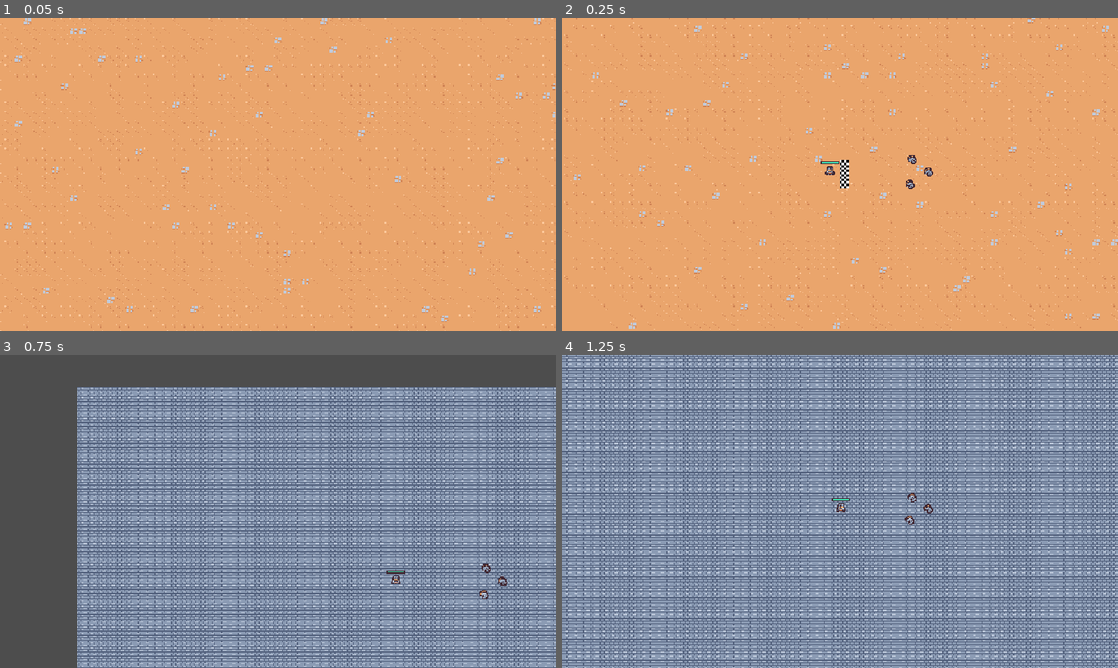
Above: before the commit, frames 1-4 (two rows, left to right).
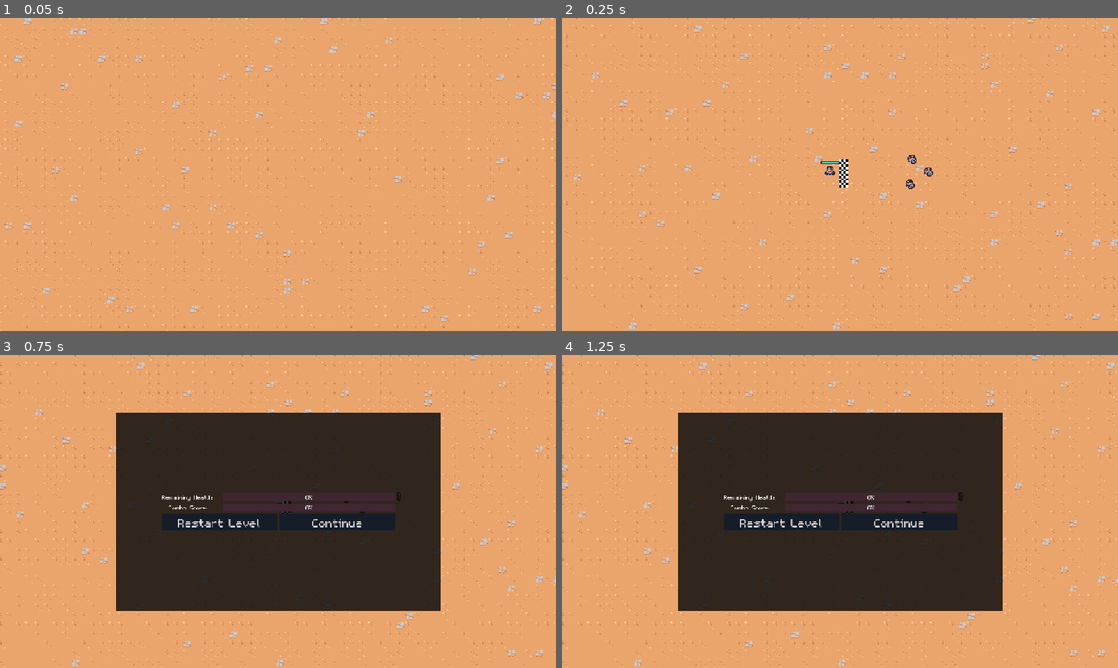
Above: after the commit, the same moments.

Repository: DaZang/godot-wild-jam-82-unseen
Game: Godot game, scene res://main.tscn
Same seed, same stepped clock (60 frames per second), same inputs: the game is played once before the commit and once after it.
Inputs (mouse positions are in pixels of both pictures, inside the frame that each line leads up to):
- Up to frame 1 (0.05 s): no input
- Up to frame 2 (0.25 s): no input
- Up to frame 3 (0.75 s): move the mouse to (400, 495) at 0.52 s; press the mouse at (400, 495) at 0.53 s
- Up to frame 4 (1.25 s): no input

Frame 1 is identical in both runs. In frame 2, less than 0.1% of the frame differs, in the area x 49-52%, y 45-55%; in frame 3, 100%, in the area x 0-100%, y 0-100%; in frame 4, 100%.

Commit message:
✨ add success screen without working score board

Diff:
--- a/environments/level.tscn
+++ b/environments/level.tscn
@@ -41,4 +41,4 @@
 position = Vector2(737, 340)
 
 [node name="FinishLevelArea" parent="." instance=ExtResource("8_eb0c7")]
-position = Vector2(581, 339)
+position = Vector2(580, 338)
--- a/game.gd
+++ b/game.gd
@@ -4,10 +4,6 @@
 signal game_completed
 
 var current_level_id = "1"
-
-
-func _ready():
-	GameEvents.level_completed.connect(on_level_completed)
 
 
 func _unhandled_input(event: InputEvent) -> void:
@@ -32,5 +28,9 @@
 	current_level_id = level_id
 
 
-func on_level_completed():
+func restart_level():
+	load_level(current_level_id)
+
+
+func load_next_level():
 	load_level(str(current_level_id.to_int() + 1))
--- a/main.gd
+++ b/main.gd
@@ -2,6 +2,8 @@
 extends Node2D
 @onready var pause_menu_ui: PauseMenuUi = %PauseMenuUi
 @onready var fail_screen_ui: FailScreenUi = %FailScreenUi
+@onready var level_success_ui: LevelSuccessUi = %LevelSuccessUi
+
 @onready var game: Game = %Game
 
 var current_level_number := 1
@@ -10,8 +12,11 @@
 func _ready() -> void:
 	pause_menu_ui.restart_level_button.pressed.connect(restart_level)
 	pause_menu_ui.continue_button.pressed.connect(unpause)
+	level_success_ui.restart_level_button.pressed.connect(restart_level)
+	level_success_ui.continue_button.pressed.connect(continue_to_next_level)
 	fail_screen_ui.restart_level_button.pressed.connect(restart_level)
 	GameEvents.level_failed.connect(show_fail_screen)
+	GameEvents.level_completed.connect(_on_level_completed)
 	pass
 
 
@@ -28,8 +33,18 @@
 	game.get_tree().paused = true
 
 
+func _on_level_completed() -> void:
+	level_success_ui.show()
+	game.get_tree().paused = true
+
+
 func restart_level() -> void:
-	game.load_level(game.current_level_id)
+	game.restart_level()
+	unpause()
+
+
+func continue_to_next_level() -> void:
+	game.load_next_level()
 	unpause()
 
 
@@ -37,6 +52,7 @@
 	game.get_tree().paused = false
 	pause_menu_ui.hide()
 	fail_screen_ui.hide()
+	level_success_ui.hide()
 
 
 func pause() -> void:
--- a/main.tscn
+++ b/main.tscn
@@ -1,9 +1,10 @@
-[gd_scene load_steps=6 format=3 uid="uid://vagdjdb0eele"]
+[gd_scene load_steps=7 format=3 uid="uid://vagdjdb0eele"]
 
 [ext_resource type="Script" uid="uid://wicebpw6m6bf" path="res://game.gd" id="1_0xm2m"]
 [ext_resource type="Script" uid="uid://djd44gat0ahp5" path="res://main.gd" id="1_h2yge"]
 [ext_resource type="PackedScene" uid="uid://cxh2h8uhqy2xg" path="res://ui/pause_menu_ui.tscn" id="2_1bvp3"]
 [ext_resource type="PackedScene" uid="uid://5eah0b8886w2" path="res://ui/fail_screen_ui.tscn" id="3_lquwl"]
+[ext_resource type="PackedScene" uid="uid://8cpcvda0lxvh" path="res://ui/level_success_ui.tscn" id="4_7mycd"]
 [ext_resource type="PackedScene" uid="uid://b2vw8fupxuivj" path="res://environments/level1.tscn" id="5_lquwl"]
 
 [node name="Main" type="Node2D"]
@@ -27,6 +28,10 @@
 unique_name_in_owner = true
 visible = false
 
+[node name="LevelSuccessUi" parent="HudCanvasLayer" instance=ExtResource("4_7mycd")]
+unique_name_in_owner = true
+visible = false
+
 [node name="Game" type="Node2D" parent="."]
 unique_name_in_owner = true
 process_mode = 1
--- a/ui/fail_screen_ui.tscn
+++ b/ui/fail_screen_ui.tscn
@@ -1,6 +1,6 @@
 [gd_scene load_steps=3 format=3 uid="uid://5eah0b8886w2"]
 
-[ext_resource type="Theme" uid="uid://c78tfrjryojg6" path="res://ui/ui_theme.tres" id="1_owvsd"]
+[ext_resource type="Theme" uid="uid://7fkam3v6qs6" path="res://ui/pixel_ui_theme.tres" id="1_owvsd"]
 [ext_resource type="Script" uid="uid://ssn6t5m7bxnk" path="res://ui/fail_screen_ui.gd" id="2_pbnsu"]
 
 [node name="FailScreenUi" type="Control"]
--- /dev/null
+++ b/ui/level_success_ui.gd
@@ -0,0 +1,5 @@
+class_name LevelSuccessUi
+extends Control
+
+@onready var restart_level_button: Button = %RestartLevelButton
+@onready var continue_button: Button = %ContinueButton
--- /dev/null
+++ b/ui/level_success_ui.tscn
@@ -0,0 +1,84 @@
+[gd_scene load_steps=3 format=3 uid="uid://8cpcvda0lxvh"]
+
+[ext_resource type="Theme" uid="uid://7fkam3v6qs6" path="res://ui/pixel_ui_theme.tres" id="1_ss15q"]
+[ext_resource type="Script" uid="uid://bayesktnabcs0" path="res://ui/level_success_ui.gd" id="2_4vrav"]
+
+[node name="LevelSuccessUi" type="Control"]
+layout_mode = 3
+anchors_preset = 15
+anchor_right = 1.0
+anchor_bottom = 1.0
+offset_left = 200.0
+offset_top = 100.0
+offset_right = -200.0
+offset_bottom = -100.0
+grow_horizontal = 2
+grow_vertical = 2
+theme = ExtResource("1_ss15q")
+script = ExtResource("2_4vrav")
+
+[node name="ColorRect" type="ColorRect" parent="."]
+layout_mode = 1
+anchors_preset = 15
+anchor_right = 1.0
+anchor_bottom = 1.0
+grow_horizontal = 2
+grow_vertical = 2
+color = Color(0.054902, 0.054902, 0.054902, 0.843137)
+
+[node name="MarginContainer" type="MarginContainer" parent="."]
+layout_mode = 1
+anchors_preset = 15
+anchor_right = 1.0
+anchor_bottom = 1.0
+offset_left = -49.5
+offset_right = 49.5
+grow_horizontal = 2
+grow_vertical = 2
+theme_override_constants/margin_left = 128
+theme_override_constants/margin_right = 128
+
+[node name="VBoxContainer" type="VBoxContainer" parent="MarginContainer"]
+layout_mode = 2
+alignment = 1
+
+[node name="GridContainer" type="GridContainer" parent="MarginContainer/VBoxContainer"]
+layout_mode = 2
+size_flags_vertical = 4
+theme_override_constants/h_separation = 16
+columns = 2
+
+[node name="RemainingHealthLabel" type="Label" parent="MarginContainer/VBoxContainer/GridContainer"]
+layout_mode = 2
+size_flags_horizontal = 4
+text = "Remaining Health:"
+
+[node name="RemainingHealthProgressBar" type="ProgressBar" parent="MarginContainer/VBoxContainer/GridContainer"]
+layout_mode = 2
+size_flags_horizontal = 3
+step = 1.0
+
+[node name="ComboScoreLabel" type="Label" parent="MarginContainer/VBoxContainer/GridContainer"]
+layout_mode = 2
+size_flags_horizontal = 4
+text = "Combo Score:"
+
+[node name="MonstersEliminated" type="ProgressBar" parent="MarginContainer/VBoxContainer/GridContainer"]
+layout_mode = 2
+size_flags_horizontal = 3
+step = 1.0
+
+[node name="HBoxContainer" type="HBoxContainer" parent="MarginContainer/VBoxContainer"]
+layout_mode = 2
+
+[node name="RestartLevelButton" type="Button" parent="MarginContainer/VBoxContainer/HBoxContainer"]
+unique_name_in_owner = true
+layout_mode = 2
+size_flags_horizontal = 3
+text = "Restart Level"
+
+[node name="ContinueButton" type="Button" parent="MarginContainer/VBoxContainer/HBoxContainer"]
+unique_name_in_owner = true
+layout_mode = 2
+size_flags_horizontal = 3
+text = "Continue"
--- a/ui/pause_menu_ui.tscn
+++ b/ui/pause_menu_ui.tscn
@@ -1,6 +1,6 @@
 [gd_scene load_steps=3 format=3 uid="uid://cxh2h8uhqy2xg"]
 
-[ext_resource type="Theme" uid="uid://c78tfrjryojg6" path="res://ui/ui_theme.tres" id="1_mtxqf"]
+[ext_resource type="Theme" uid="uid://7fkam3v6qs6" path="res://ui/pixel_ui_theme.tres" id="1_fqpnl"]
 [ext_resource type="Script" uid="uid://bdlxr4hm7tf6a" path="res://ui/pause_menu_ui.gd" id="2_pd0k7"]
 
 [node name="PauseMenuUi" type="Control"]
@@ -14,7 +14,7 @@
 offset_bottom = -100.0
 grow_horizontal = 2
 grow_vertical = 2
-theme = ExtResource("1_mtxqf")
+theme = ExtResource("1_fqpnl")
 script = ExtResource("2_pd0k7")
 
 [node name="ColorRect" type="ColorRect" parent="."]
Not shown, added: ui/level_success_ui.gd.uid
